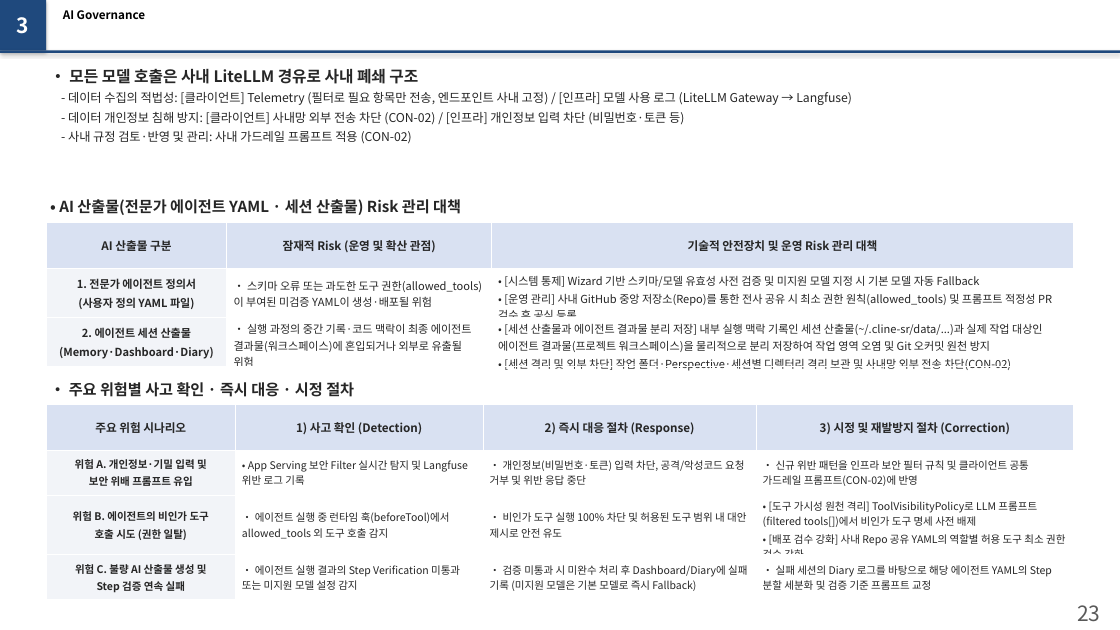
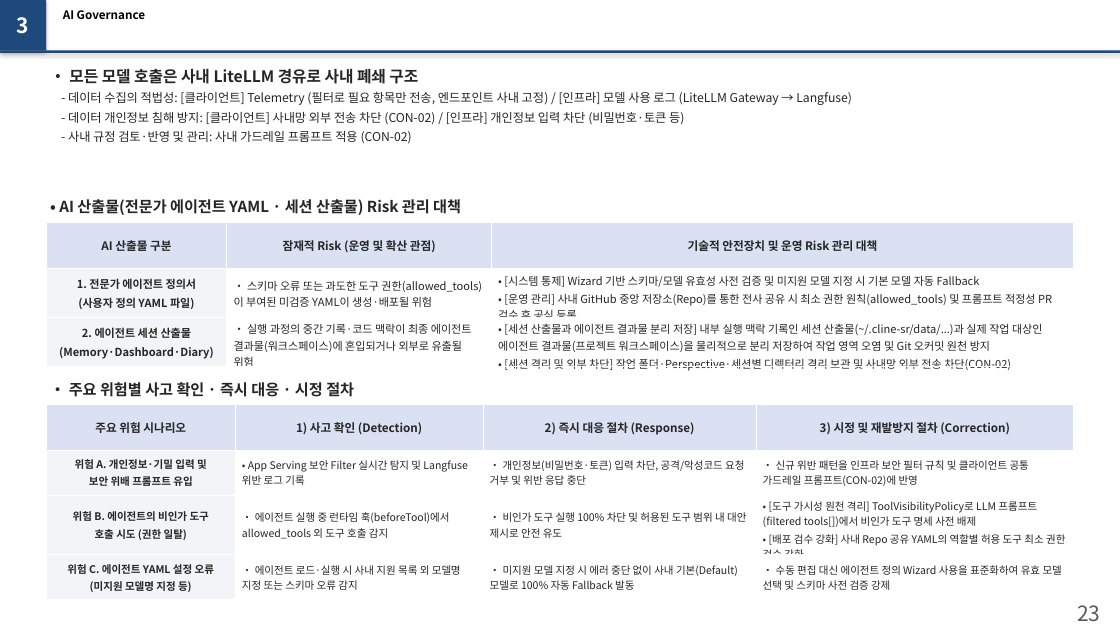
Before and after one commit to misjin05/playground, a slide deck: slide 2 of AIS/Reports/Slide22_23_Update.pptx. Drawn at 1120x630 pixels with LibreOffice and Linux fonts; fonts in the diff are those of the drawing. Boxes give left, top, right and bottom in pixels: in the first picture for what was removed or moved away, otherwise in the second. Text is boxed around its words. In the diff, an @@ line names an element or a change of style, - is before the commit and + after.

```diff
--- a/AIS/Reports/Slide22_23_Update.pptx
+++ b/AIS/Reports/Slide22_23_Update.pptx
@@ table at [46,405,1074,596] @@
-row 4: 위험 C. 불량 AI 산출물 생성 및 / Step 검증 연속 실패 | • 에이전트 실행 결과의 Step Verification 미통과 또는 미지원 모델 설정 감지 | • 검증 미통과 시 미완수 처리 후 Dashboard/Diary에 실패 기록 (미지원 모델은 기본 모델로 즉시 Fallback) | • 실패 세션의 Diary 로그를 바탕으로 해당 에이전트 YAML의 Step 분할 세분화 및 검증 기준 프롬프트 교정
+row 4: 위험 C. 에이전트 YAML 설정 오류 / (미지원 모델명 지정 등) | • 에이전트 로드·실행 시 사내 지원 목록 외 모델명 지정 또는 스키마 오류 감지 | • 미지원 모델 지정 시 에러 중단 없이 사내 기본(Default) 모델로 100% 자동 Fallback 발동 | • 수동 편집 대신 에이전트 정의 Wizard 사용을 표준화하여 유효 모델 선택 및 스키마 사전 검증 강제
```
Also in this commit, not shown: 1 other slide changed, 1 other file.
